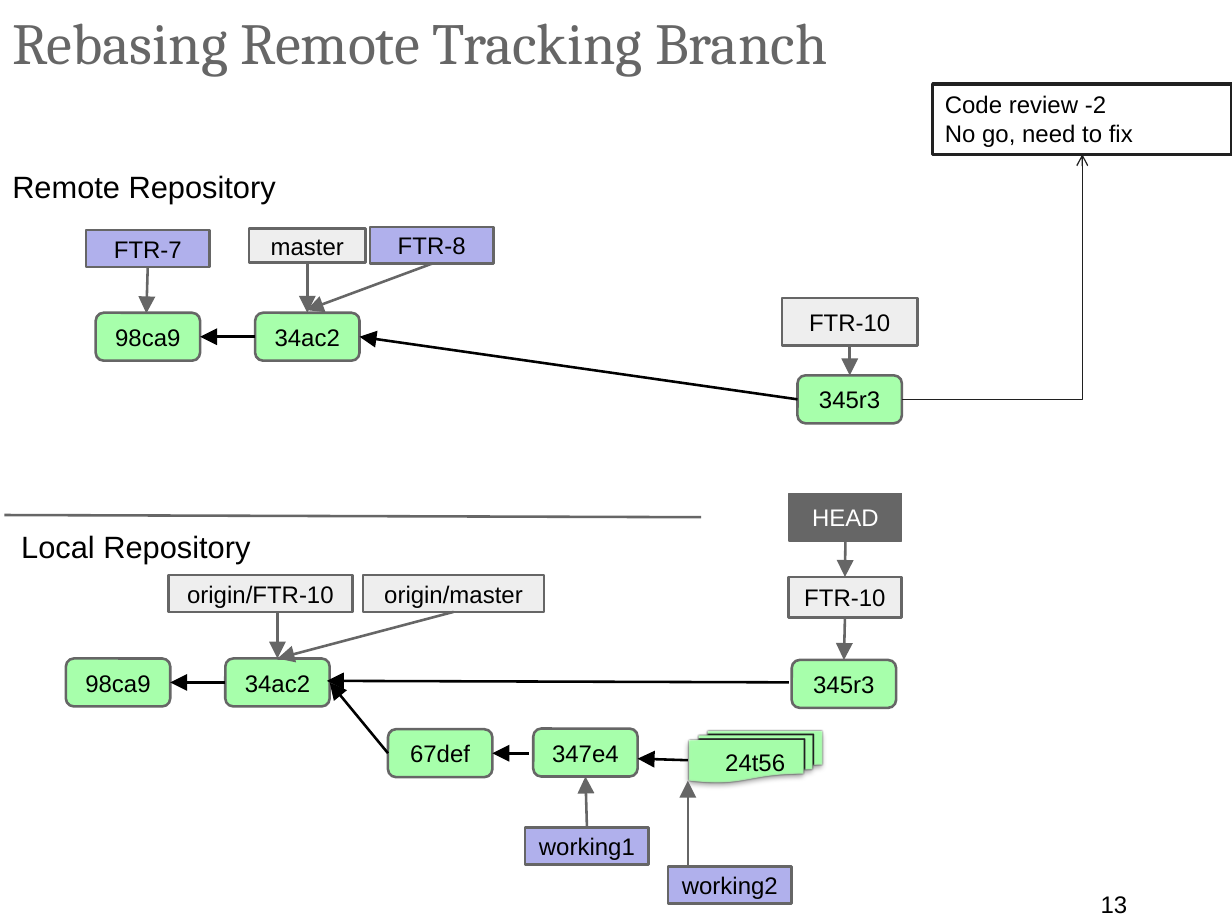
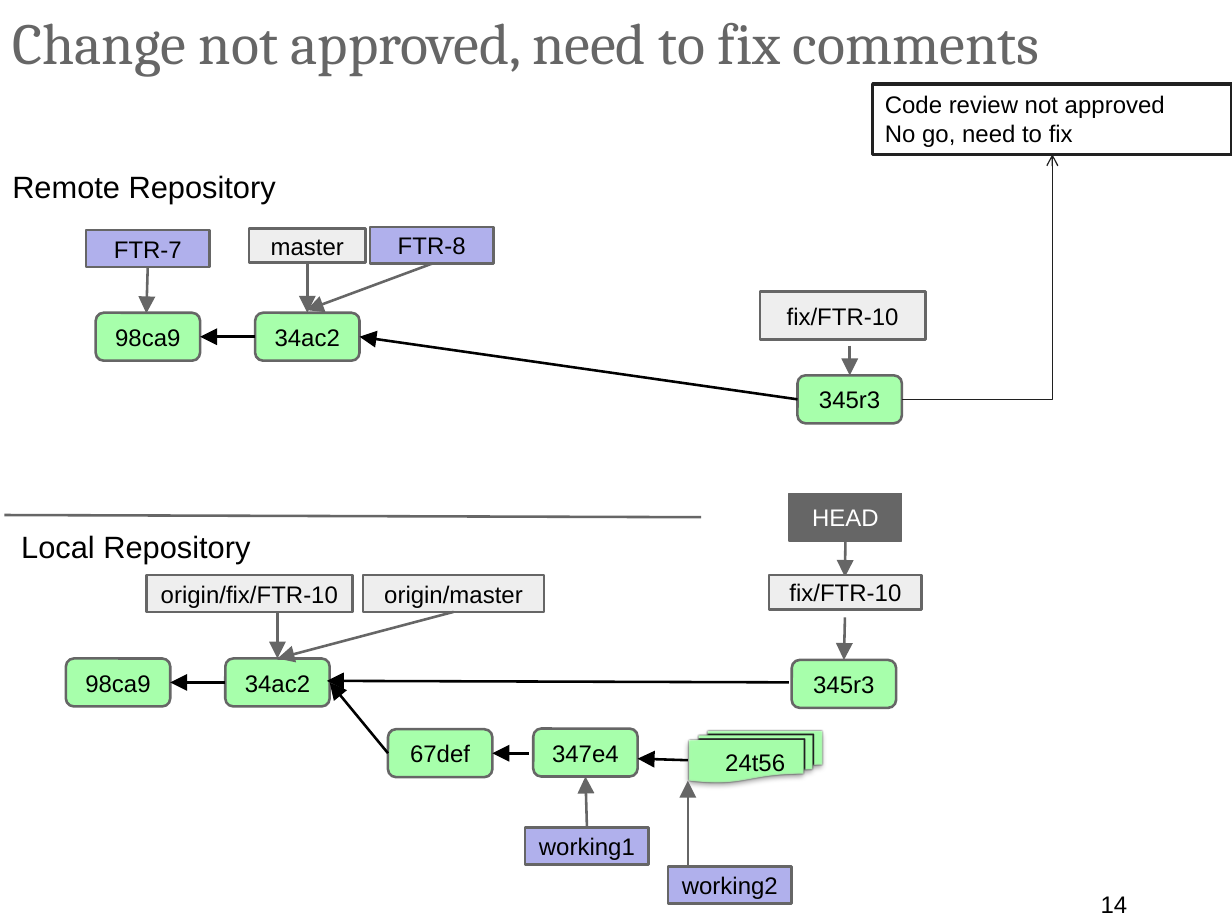
Before and after one commit to ilyaro/mysite, a slide deck: slide 14 of WorkStuff/Courses/Git/Git_Gitlab_Best_Practices/Git_Gitlab_BestPractices.pptx (slide 13 before the commit). Drawn at 1232x924 pixels with LibreOffice and Linux fonts; fonts in the diff are those of the drawing. Boxes give left, top, right and bottom in pixels: in the first picture for what was removed or moved away, otherwise in the second. Text is boxed around its words. In the diff, an @@ line names an element or a change of style, - is before the commit and + after.

```diff
--- a/WorkStuff/Courses/Git/Git_Gitlab_Best_Practices/Git_Gitlab_BestPractices.pptx
+++ b/WorkStuff/Courses/Git/Git_Gitlab_Best_Practices/Git_Gitlab_BestPractices.pptx
@@ title at (12,23,1039,77): text changed @@
-Rebasing Remote Tracking Branch
+Change not approved, need to fix comments
@@ rectangle "Code review not approved": place and size @@
-rectangle "Code review not approved" at (933,84,1232,154)
+rectangle "Code review not approved" at (872,84,1232,154)
@@ text in rectangle at (885,95,1165,118): text changed @@
-Code review -2
+Code review not approved
@@ elbow arrow moved from (902, 399) - (1083, 154) to (902, 399) - (1052, 154) @@
@@ rectangle "fix/FTR-10": place and size @@
-rectangle "fix/FTR-10" at (782,298,918,346)
+rectangle "fix/FTR-10" at (760,292,925,340)
@@ text in rectangle at (787,307,899,326): text changed @@
-FTR-10
+fix/FTR-10
@@ rectangle "origin/fix/FTR-10": place and size @@
-rectangle "origin/fix/FTR-10" at (169,575,354,612)
+rectangle "origin/fix/FTR-10" at (147,575,352,612)
@@ text in rectangle at (161,585,338,608): text changed @@
-origin/FTR-10
+origin/fix/FTR-10
@@ rectangle "fix/FTR-10": place and size @@
-rectangle "fix/FTR-10" at (788,577,902,617)
+rectangle "fix/FTR-10" at (769,575,922,610)
@@ text in rectangle at (789,583,901,602): text changed @@
-FTR-10
+fix/FTR-10
@@ page number at (1101,896,1128,913): text changed @@
-13
+14
```
Also in this commit, not shown: 16 other slides changed, 1 slide added.
